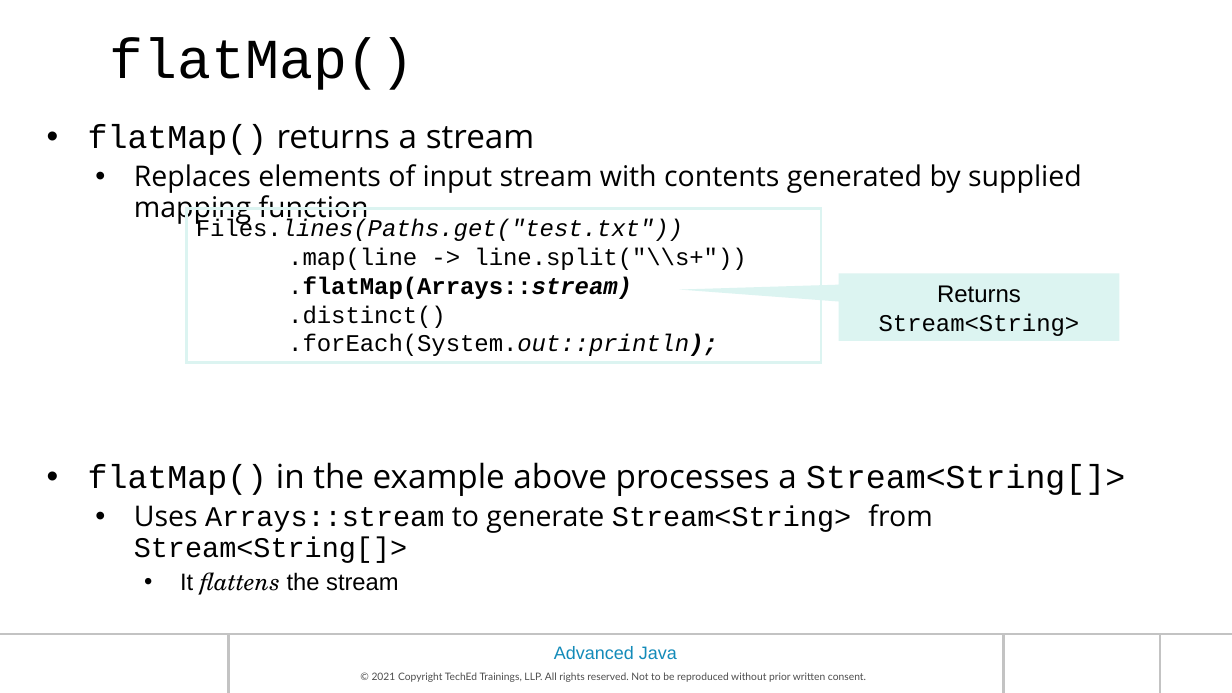
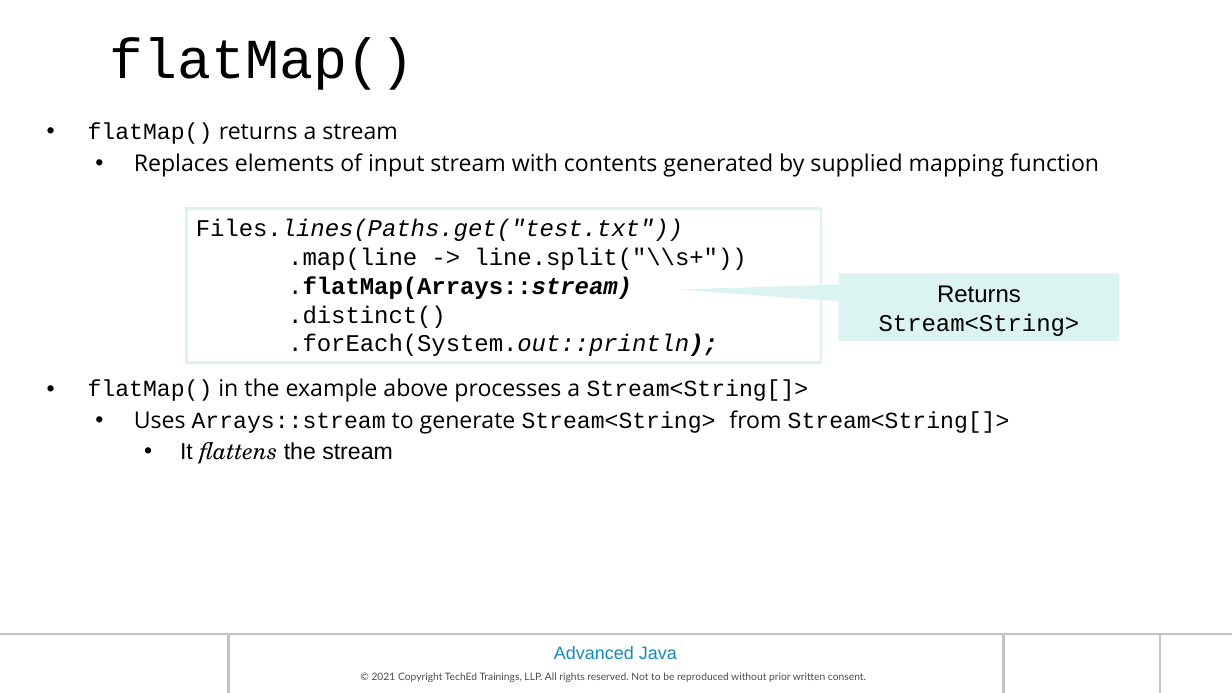
Before and after one commit to prabhat1510/maveric2122, a slide deck: slide 46 of HAN_AdvancedJava_Ch02-Streaming API & Other Java8 Features.pptx. Drawn at 1232x693 pixels with LibreOffice and Linux fonts; fonts in the diff are those of the drawing; background and template pictures are left out. Boxes give left, top, right and bottom in pixels: in the first picture for what was removed or moved away, otherwise in the second. Text is boxed around its words. In the diff, an @@ line names an element or a change of style, - is before the commit and + after.

```diff
--- a/HAN_AdvancedJava_Ch02-Streaming API & Other Java8 Features.pptx
+++ b/HAN_AdvancedJava_Ch02-Streaming API & Other Java8 Features.pptx
@@ text "flatMap() returns a stream" at bbox=[88, 123, 1099, 464]: size 25.9 to 18 pt in "flatMap() returns a stream", "flatMap() in the example above processes a ..."; size 22.2 to 18 pt in "Replaces elements of input stream with contents ...", "Uses Arrays::stream to generate Stream<String> from Stream<S ..."; size 18.5 to 18 pt in "It flattens the stream" @@
```
Also in this commit, not shown: 1 other slide changed, 40 other files.
